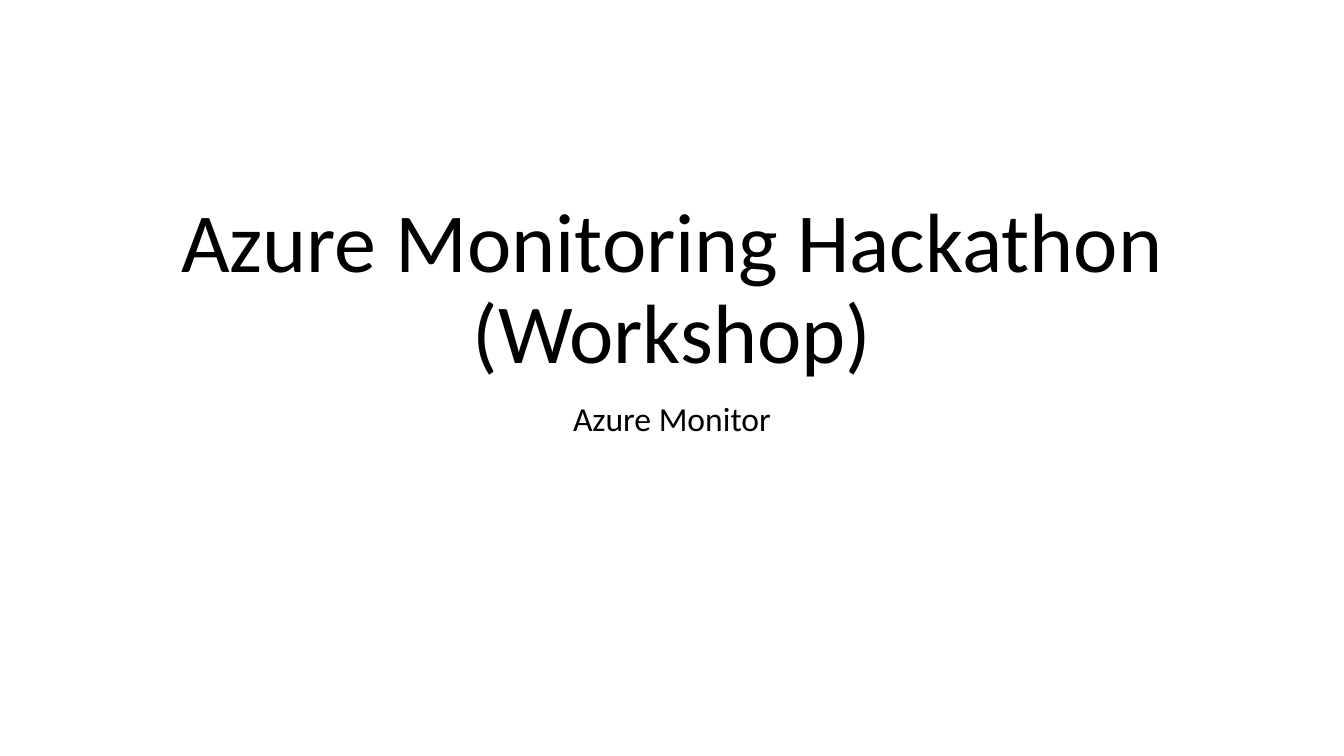
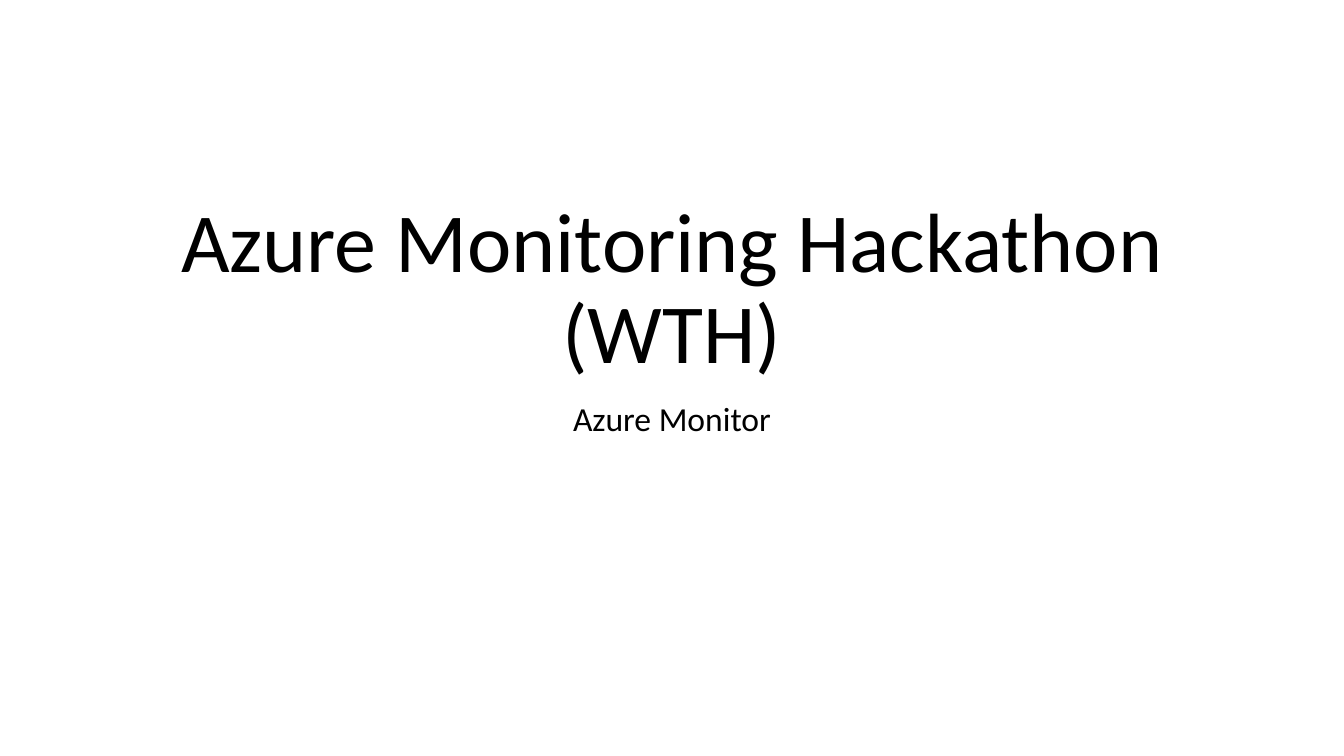
Before and after one commit to maxserg/AzureMonitoringWorkshop, a slide deck: slide 1 of Student/Guides/Challenges.pptx. Drawn at 1344x756 pixels with LibreOffice and Linux fonts; fonts in the diff are those of the drawing. Boxes give left, top, right and bottom in pixels: in the first picture for what was removed or moved away, otherwise in the second. Text is boxed around its words. In the diff, an @@ line names an element or a change of style, - is before the commit and + after.

Commit message:
updated to Azure WTHack session

```diff
--- a/Student/Guides/Challenges.pptx
+++ b/Student/Guides/Challenges.pptx
@@ title at [181,213,1162,375]: text changed @@
-Azure Monitoring Hackathon (Workshop)
+Azure Monitoring Hackathon (WTH)
```
Also in this commit, not shown: 4 other slides changed, 1 slide removed, 11 other files.
